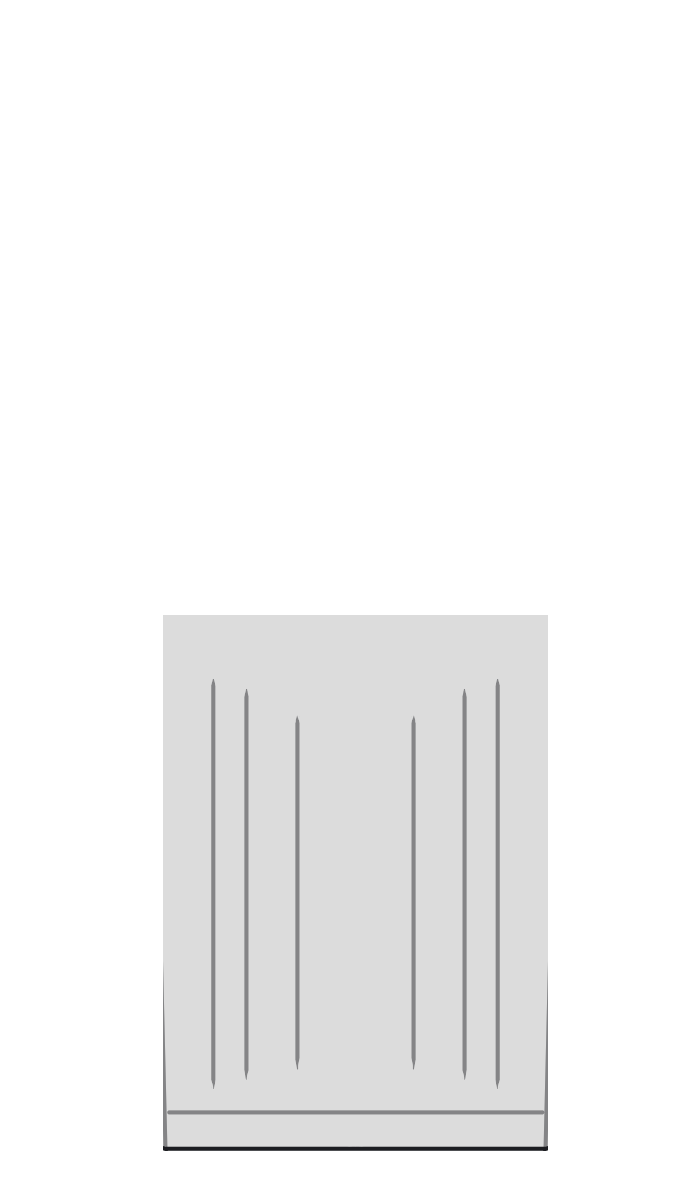
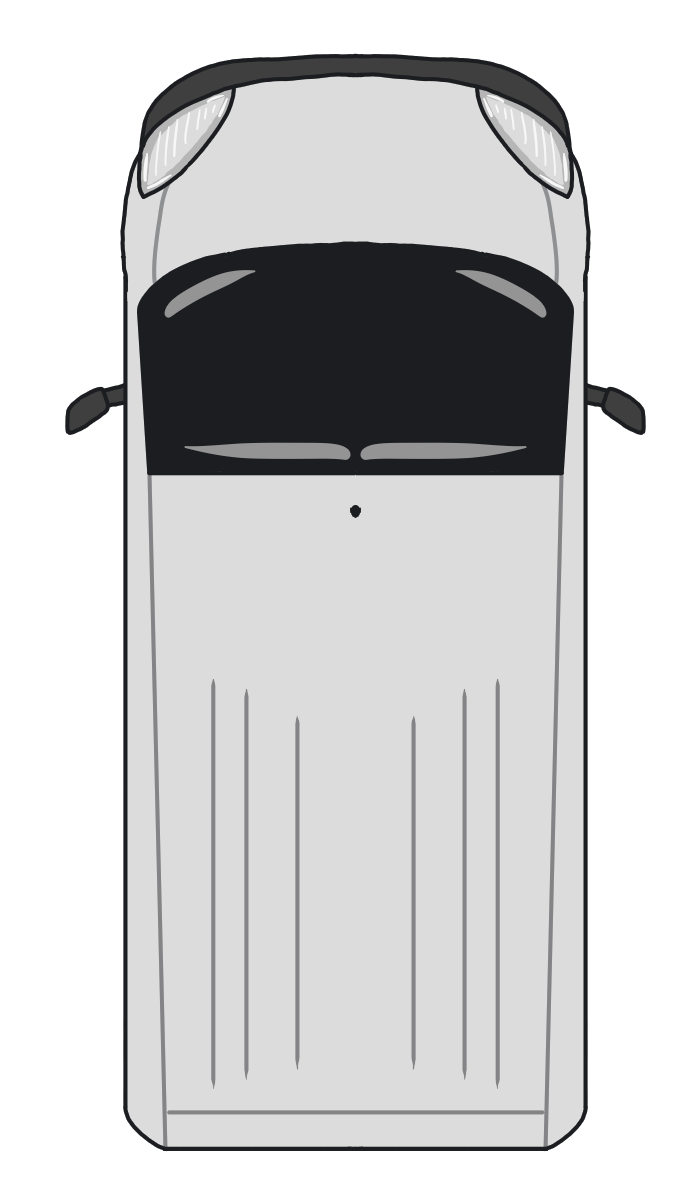
Revision of a layered 700 x 1200 image; what changed, layer by layer:
showed "VanRoof2", painted on it over bbox(128, 448, 576, 640)
painted on "VanRoof" over bbox(128, 576, 576, 1152)
showed "MainVan", painted on it over bbox(65, 53, 646, 1152)
showed "VanFloor", painted on it over bbox(128, 448, 576, 1152)
showed "HeadlightColor" (1st of 2, in "Van") over bbox(128, 64, 576, 256)
